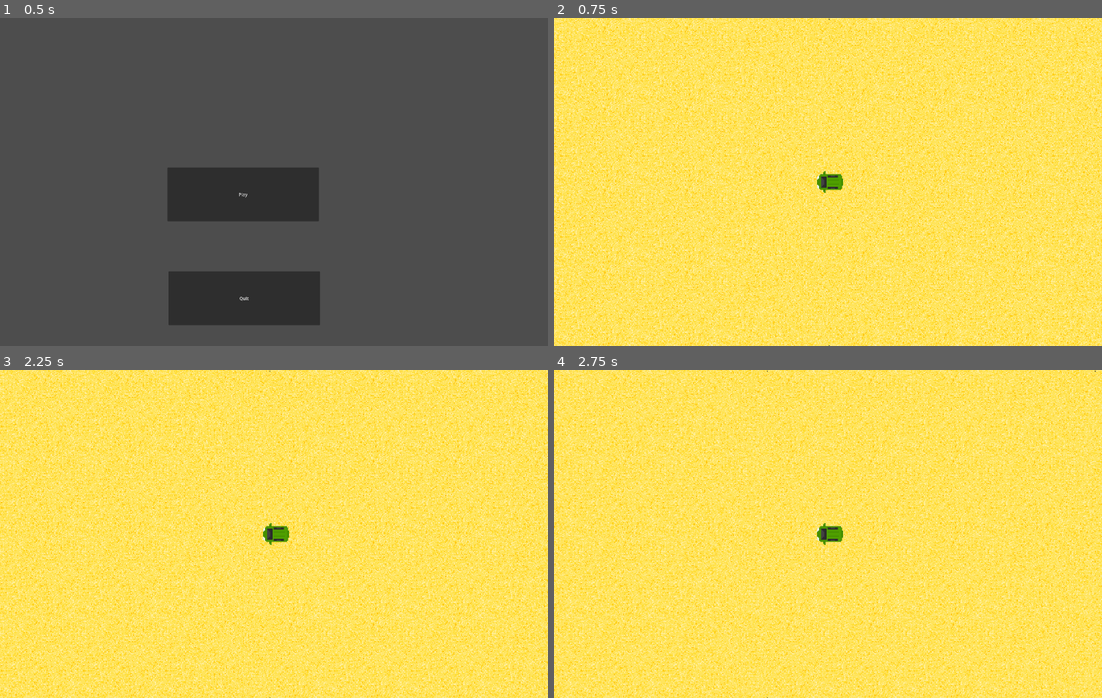
Above: before the commit, frames 1-4 (two rows, left to right).
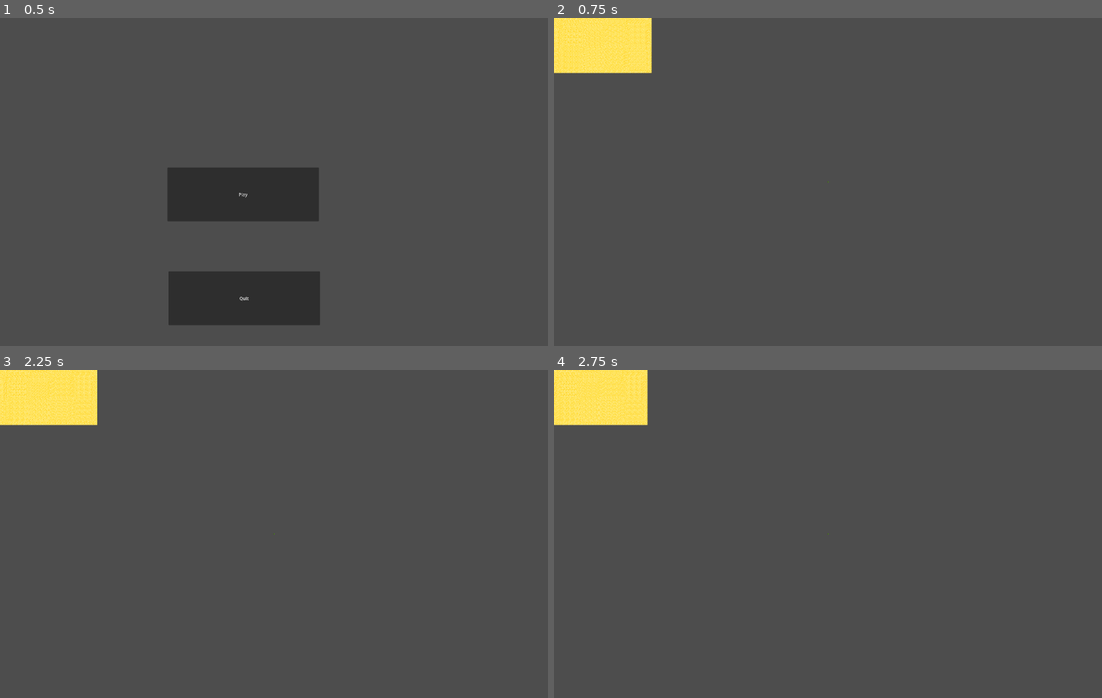
Above: after the commit, the same moments.

Repository: Involuta/ShrinkyDisk
Game: Godot game, scene res://UI/main_menu.tscn
Two runs of this game, one before a commit and one after it. Both use one fixed random seed, a clock stepped at 60 frames per second and the inputs below.
Inputs:
- Up to frame 1 (0.5 s): no input
- Up to frame 2 (0.75 s): click "Play" at 0.5 s
- Up to frame 3 (2.25 s): tap Enter at 1.25 s; hold D (TurnRight) 1.28-2.03 s; hold H (SecretBoost) 1.28-2.03 s; tap Space at 2 s; hold S (Reverse) from 2.03 s (still down); tap H (SecretBoost) at 2.1 s
- Up to frame 4 (2.75 s): keep holding S (Reverse)

Frame 1 is identical in both runs. In frame 2, 98% of the frame differs, in the area x 0-100%, y 0-100%; in frame 3, 98%; in frame 4, 98%.

Commit message:
Finished Void and Fall Animation
Rectangular void segments are spawned in a circle around the center of the world, then close in on the center. If the player touches one, they fall into the void and die.

Diff:
--- a/ShrinkyDisk/DriveLevel/drive_level.tscn
+++ b/ShrinkyDisk/DriveLevel/drive_level.tscn
@@ -1,12 +1,17 @@
-[gd_scene load_steps=3 format=3 uid="uid://cwhd8f1hhlh5v"]
+[gd_scene load_steps=4 format=3 uid="uid://cwhd8f1hhlh5v"]
 
 [ext_resource type="PackedScene" uid="uid://ct0460ejyxucf" path="res://Minivan/minivan.tscn" id="1_m8f4s"]
 [ext_resource type="PackedScene" uid="uid://dlp85y16gr63d" path="res://Ground/ground.tscn" id="2_e6yxi"]
+[ext_resource type="PackedScene" uid="uid://bsflj5nft70uc" path="res://Void/void.tscn" id="3_x653f"]
 
 [node name="DriveLevel" type="Node2D"]
 position = Vector2(2.08165e-12, 2.08165e-12)
 
 [node name="Minivan" parent="." instance=ExtResource("1_m8f4s")]
+z_index = 10
 motion_mode = 0
 
 [node name="Ground" parent="." instance=ExtResource("2_e6yxi")]
+
+[node name="Void" parent="." instance=ExtResource("3_x653f")]
+z_index = 1
--- a/ShrinkyDisk/Global.gd
+++ b/ShrinkyDisk/Global.gd
@@ -1,4 +1,5 @@
 extends Node
 
 
-var initial_earth_radius = 2000
+var initial_earth_radius = 30000
+var shrink_time_secs = 30
--- a/ShrinkyDisk/Ground/ground.tscn
+++ b/ShrinkyDisk/Ground/ground.tscn
@@ -43,7 +43,7 @@
 texture = ExtResource("1_2og4b")
 centered = false
 
-[node name="InitialSafezone" type="Area2D" parent="Sand"]
+[node name="InitialSafezoneVisual" type="Area2D" parent="Sand"]
 
-[node name="CollisionShape2D" type="CollisionShape2D" parent="Sand/InitialSafezone"]
+[node name="CollisionShape2D" type="CollisionShape2D" parent="Sand/InitialSafezoneVisual"]
 shape = SubResource("CircleShape2D_n78jg")
--- a/ShrinkyDisk/Minivan/PlayerMovement.gd
+++ b/ShrinkyDisk/Minivan/PlayerMovement.gd
@@ -1,6 +1,4 @@
 extends CharacterBody2D
-
-var alive = true
 
 const acc = 5
 const turn_speed = .05
@@ -8,8 +6,16 @@
 const boost_max_speed = 10000
 const brake_power = 10
 
+var invincible = true
 var fluid_max_speed = 500
 var speed = 0
+
+@onready var anim = $AnimationPlayer
+
+func _ready():
+	anim.play("Drive")
+	await get_tree().create_timer(1).timeout
+	invincible = false
 
 func _physics_process(delta):
 	fluid_max_speed = boost_max_speed if Input.is_action_pressed("SecretBoost") else base_max_speed
@@ -28,7 +34,13 @@
 	move_and_slide()
 
 
+func die():
+	get_tree().change_scene_to_file("res://UI/main_menu.tscn")
 
-func die():
-	print("Player has died.")
-	get_tree().change_scene_to_file("res://UI/main_menu.tscn")
+
+func _on_hurtbox_body_entered(body):
+	if "VoidSegment" in body.name and !invincible:
+		set_physics_process(false)
+		anim.play("Fall")
+		await get_tree().create_timer(1).timeout
+		die()
--- a/ShrinkyDisk/Minivan/minivan.tscn
+++ b/ShrinkyDisk/Minivan/minivan.tscn
@@ -1,24 +1,206 @@
-[gd_scene load_steps=4 format=3 uid="uid://ct0460ejyxucf"]
+[gd_scene load_steps=19 format=3 uid="uid://ct0460ejyxucf"]
 
 [ext_resource type="Texture2D" uid="uid://bulhenm3ggla0" path="res://Minivan/minivan_sprite.png" id="1_fpvlo"]
 [ext_resource type="Script" path="res://Minivan/PlayerMovement.gd" id="1_ida1u"]
+[ext_resource type="Texture2D" uid="uid://b41os1eidbncu" path="res://Minivan/MinivanFallSpriteSheet.png" id="3_08o8g"]
 
 [sub_resource type="RectangleShape2D" id="RectangleShape2D_cs3bo"]
-size = Vector2(31, 20)
+size = Vector2(25, 18)
+
+[sub_resource type="RectangleShape2D" id="RectangleShape2D_v8imb"]
+size = Vector2(29, 22)
+
+[sub_resource type="AtlasTexture" id="AtlasTexture_x2es3"]
+atlas = ExtResource("3_08o8g")
+region = Rect2(0, 0, 100, 100)
+
+[sub_resource type="AtlasTexture" id="AtlasTexture_3t5mg"]
+atlas = ExtResource("3_08o8g")
+region = Rect2(100, 0, 100, 100)
+
+[sub_resource type="AtlasTexture" id="AtlasTexture_tx5gk"]
+atlas = ExtResource("3_08o8g")
+region = Rect2(200, 0, 100, 100)
+
+[sub_resource type="AtlasTexture" id="AtlasTexture_e4hxs"]
+atlas = ExtResource("3_08o8g")
+region = Rect2(300, 0, 100, 100)
+
+[sub_resource type="AtlasTexture" id="AtlasTexture_4ijr4"]
+atlas = ExtResource("3_08o8g")
+region = Rect2(400, 0, 100, 100)
+
+[sub_resource type="AtlasTexture" id="AtlasTexture_clf0y"]
+atlas = ExtResource("3_08o8g")
+region = Rect2(500, 0, 100, 100)
+
+[sub_resource type="AtlasTexture" id="AtlasTexture_lmw3f"]
+atlas = ExtResource("3_08o8g")
+region = Rect2(600, 0, 100, 100)
+
+[sub_resource type="AtlasTexture" id="AtlasTexture_6qqvr"]
+atlas = ExtResource("3_08o8g")
+region = Rect2(700, 0, 100, 100)
+
+[sub_resource type="SpriteFrames" id="SpriteFrames_22wk5"]
+animations = [{
+"frames": [{
+"duration": 1.0,
+"texture": ExtResource("1_fpvlo")
+}],
+"loop": true,
+"name": &"Drive",
+"speed": 5.0
+}, {
+"frames": [{
+"duration": 1.0,
+"texture": SubResource("AtlasTexture_x2es3")
+}, {
+"duration": 1.0,
+"texture": SubResource("AtlasTexture_3t5mg")
+}, {
+"duration": 1.0,
+"texture": SubResource("AtlasTexture_tx5gk")
+}, {
+"duration": 1.0,
+"texture": SubResource("AtlasTexture_e4hxs")
+}, {
+"duration": 1.0,
+"texture": SubResource("AtlasTexture_4ijr4")
+}, {
+"duration": 1.0,
+"texture": SubResource("AtlasTexture_clf0y")
+}, {
+"duration": 1.0,
+"texture": SubResource("AtlasTexture_lmw3f")
+}, {
+"duration": 1.0,
+"texture": SubResource("AtlasTexture_6qqvr")
+}],
+"loop": false,
+"name": &"Fall",
+"speed": 10.0
+}]
+
+[sub_resource type="Animation" id="Animation_pypbl"]
+resource_name = "Drive"
+tracks/0/type = "value"
+tracks/0/imported = false
+tracks/0/enabled = true
+tracks/0/path = NodePath("AnimatedSprite2D:animation")
+tracks/0/interp = 1
+tracks/0/loop_wrap = true
+tracks/0/keys = {
+"times": PackedFloat32Array(0, 0.1),
+"transitions": PackedFloat32Array(1, 1),
+"update": 1,
+"values": [&"Drive", &"Fall"]
+}
+tracks/1/type = "value"
+tracks/1/imported = false
+tracks/1/enabled = true
+tracks/1/path = NodePath("AnimatedSprite2D:frame")
+tracks/1/interp = 1
+tracks/1/loop_wrap = true
+tracks/1/keys = {
+"times": PackedFloat32Array(0),
+"transitions": PackedFloat32Array(1),
+"update": 1,
+"values": [0]
+}
+
+[sub_resource type="Animation" id="Animation_bkuy8"]
+resource_name = "Fall"
+tracks/0/type = "value"
+tracks/0/imported = false
+tracks/0/enabled = true
+tracks/0/path = NodePath("AnimatedSprite2D:animation")
+tracks/0/interp = 1
+tracks/0/loop_wrap = true
+tracks/0/keys = {
+"times": PackedFloat32Array(0.1),
+"transitions": PackedFloat32Array(1),
+"update": 1,
+"values": [&"Fall"]
+}
+tracks/1/type = "value"
+tracks/1/imported = false
+tracks/1/enabled = true
+tracks/1/path = NodePath("AnimatedSprite2D:frame")
+tracks/1/interp = 1
+tracks/1/loop_wrap = true
+tracks/1/keys = {
+"times": PackedFloat32Array(0.1, 0.2, 0.3, 0.4, 0.5, 0.6, 0.7, 0.8),
+"transitions": PackedFloat32Array(1, 1, 1, 1, 1, 1, 1, 1),
+"update": 1,
+"values": [0, 1, 2, 3, 4, 5, 6, 7]
+}
+
+[sub_resource type="Animation" id="Animation_hh184"]
+length = 0.001
+tracks/0/type = "value"
+tracks/0/imported = false
+tracks/0/enabled = true
+tracks/0/path = NodePath("AnimatedSprite2D:animation")
+tracks/0/interp = 1
+tracks/0/loop_wrap = true
+tracks/0/keys = {
+"times": PackedFloat32Array(0),
+"transitions": PackedFloat32Array(1),
+"update": 1,
+"values": [&"Drive"]
+}
+tracks/1/type = "value"
+tracks/1/imported = false
+tracks/1/enabled = true
+tracks/1/path = NodePath("AnimatedSprite2D:frame")
+tracks/1/interp = 1
+tracks/1/loop_wrap = true
+tracks/1/keys = {
+"times": PackedFloat32Array(0),
+"transitions": PackedFloat32Array(1),
+"update": 1,
+"values": [1]
+}
+
+[sub_resource type="AnimationLibrary" id="AnimationLibrary_h1c3n"]
+_data = {
+"Drive": SubResource("Animation_pypbl"),
+"Fall": SubResource("Animation_bkuy8"),
+"RESET": SubResource("Animation_hh184")
+}
 
 [node name="Minivan" type="CharacterBody2D"]
+collision_mask = 2
 motion_mode = 1
 script = ExtResource("1_ida1u")
 
 [node name="Camera2D" type="Camera2D" parent="."]
-zoom = Vector2(3, 3)
+zoom = Vector2(0.2, 0.2)
 
 [node name="CollisionShape2D" type="CollisionShape2D" parent="."]
+position = Vector2(0.5, 0)
+shape = SubResource("RectangleShape2D_cs3bo")
+
+[node name="Hurtbox" type="Area2D" parent="."]
 position = Vector2(2.5, -6.97574e-16)
-shape = SubResource("RectangleShape2D_cs3bo")
-
-[node name="MinivanSprite" type="Sprite2D" parent="."]
-position = Vector2(7, 2)
+collision_layer = 0
+collision_mask = 2
+collision_priority = 10.0
+
+[node name="CollisionShape2D" type="CollisionShape2D" parent="Hurtbox"]
+position = Vector2(-2, 6.97574e-16)
+shape = SubResource("RectangleShape2D_v8imb")
+
+[node name="AnimatedSprite2D" type="AnimatedSprite2D" parent="."]
+position = Vector2(4, 2)
 rotation = -1.5708
-scale = Vector2(1.265, 1.265)
-texture = ExtResource("1_fpvlo")
+sprite_frames = SubResource("SpriteFrames_22wk5")
+animation = &"Drive"
+
+[node name="AnimationPlayer" type="AnimationPlayer" parent="."]
+libraries = {
+"": SubResource("AnimationLibrary_h1c3n")
+}
+
+[connection signal="body_entered" from="Hurtbox" to="." method="_on_hurtbox_body_entered"]
--- a/ShrinkyDisk/Void/CreateVoid.gd
+++ b/ShrinkyDisk/Void/CreateVoid.gd
@@ -1,10 +1,20 @@
 extends Node2D
 
+const void_seg_len = 1000
+
 @onready var global = get_node("/root/Global")
+var void_seg = preload("res://Void/void_segment.tscn")
 
 func _ready():
 	var earth_circ = 2*PI*global.initial_earth_radius
-
-# Called every frame. 'delta' is the elapsed time since the previous frame.
-func _process(delta):
-	pass
+	var segs = floor(earth_circ / void_seg_len)
+	var current_seg_angle = 0
+	var seg_angle_change = 2*PI/segs
+	for i in range(segs):
+		var seg = void_seg.instantiate()
+		add_child(seg)
+		seg.name = "VoidSegment" + str(i)
+		seg.global_position = global.initial_earth_radius * Vector2.from_angle(current_seg_angle)
+		seg.rotation = current_seg_angle
+		seg.velocity = global.initial_earth_radius / global.shrink_time_secs * -Vector2.from_angle(current_seg_angle)
+		current_seg_angle += seg_angle_change
--- /dev/null
+++ b/ShrinkyDisk/Void/void_segment.gd
@@ -0,0 +1,5 @@
+extends CharacterBody2D
+
+
+func _physics_process(delta):
+	move_and_slide()
--- a/ShrinkyDisk/Void/void_segment.tscn
+++ b/ShrinkyDisk/Void/void_segment.tscn
@@ -1,16 +1,27 @@
-[gd_scene load_steps=3 format=3 uid="uid://bu3jx7plmx0vu"]
+[gd_scene load_steps=4 format=3 uid="uid://bu3jx7plmx0vu"]
 
 [ext_resource type="Texture2D" uid="uid://d0id5glqd7na2" path="res://Void/Void.png" id="1_ifxod"]
+[ext_resource type="Script" path="res://Void/void_segment.gd" id="1_q2iwu"]
 
-[sub_resource type="RectangleShape2D" id="RectangleShape2D_krs6w"]
-size = Vector2(996, 37)
+[sub_resource type="RectangleShape2D" id="RectangleShape2D_2ripj"]
+size = Vector2(991, 51.9999)
 
-[node name="VoidSegment" type="RigidBody2D"]
+[node name="VoidSegment" type="CharacterBody2D"]
+position = Vector2(1, 0.5)
+collision_layer = 2
+collision_mask = 0
+motion_mode = 1
+script = ExtResource("1_q2iwu")
 
-[node name="CollisionShape2D" type="CollisionShape2D" parent="."]
-position = Vector2(-1, -1815.5)
-shape = SubResource("RectangleShape2D_krs6w")
+[node name="VoidCollider" type="CollisionShape2D" parent="."]
+position = Vector2(-11.0001, 3.57628e-06)
+rotation = -1.5708
+shape = SubResource("RectangleShape2D_2ripj")
 
-[node name="Sprite2D" type="Sprite2D" parent="."]
-position = Vector2(0, -1997)
+[node name="VoidSprite1" type="Sprite2D" parent="."]
+position = Vector2(162, 2.08165e-12)
 texture = ExtResource("1_ifxod")
+
+[node name="VoidSprite2" type="Sprite2D" parent="."]
+position = Vector2(733, -1.5)
+texture = ExtResource("1_ifxod")
Binary file added: ShrinkyDisk/Minivan/MinivanFallSpriteSheet.png
Not shown, added: ShrinkyDisk/Minivan/MinivanFallSpriteSheet.png.import
Binary file changed: ShrinkyDisk/Void/Void.png
Not shown, added: ShrinkyDisk/Minivan/MinivanFallPixil.pixil
